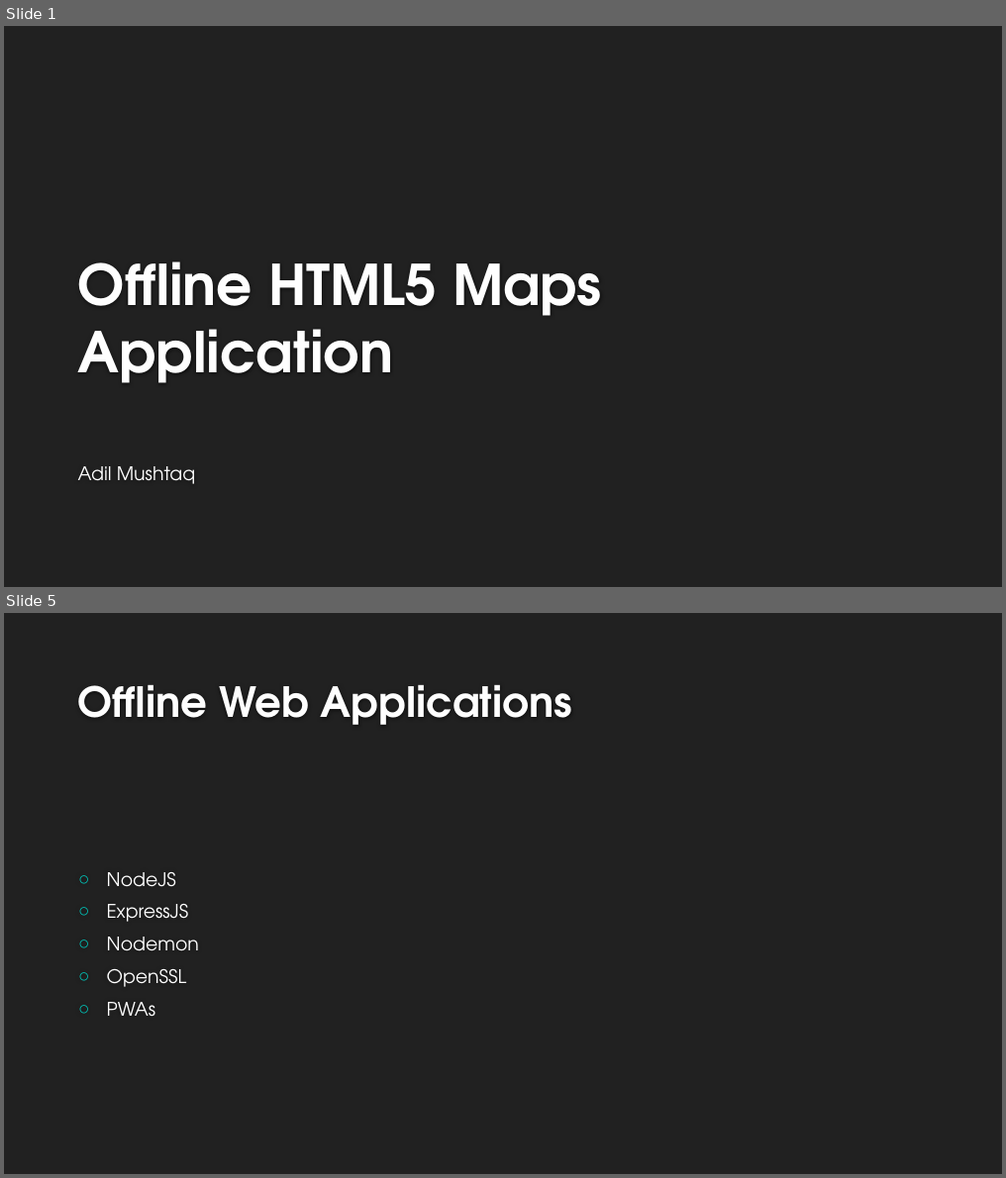
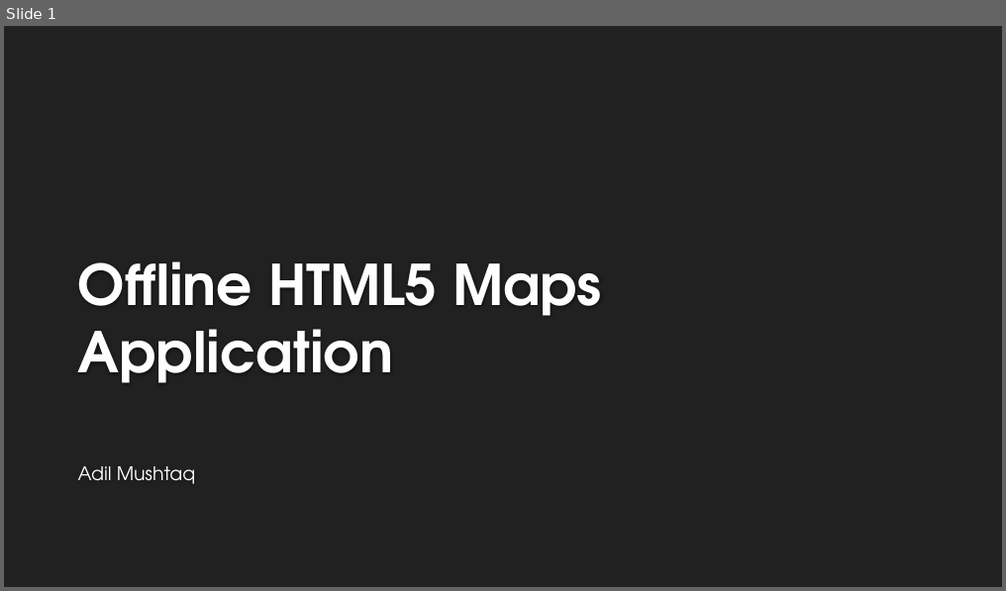
Before and after one commit to devquidevelopments/offline-map, a slide deck: Project/Presentation.pptx. Shown one above the other, each under a label of ours: slides 1 and 5 before the commit, slide 1 after it; the slides between them are not shown. The pictures are 1006x1178 and 1006x591 pixels, drawn with LibreOffice and Linux fonts; fonts in the diff are those of the drawing; background and template pictures are left out. Boxes give left, top, right and bottom in pixels: in the first picture for what was removed or moved away, otherwise in the second. Text is boxed around its words. In the diff, an @@ line names an element or a change of style, - is before the commit and + after.

```diff
--- a/Project/Presentation.pptx
+++ b/Project/Presentation.pptx
@@ slide 5 removed at (4,613,1002,1174), background #212121 @@
@@ title removed at (78,684,572,725) @@
-Offline Web Applications
@@ text removed at (107,872,199,1017) @@
-○ NodeJS
-○ ExpressJS
-○ Nodemon
-○ OpenSSL
-○ PWAs
```
Also in this commit, not shown: 7 slides changed, 4 slides added, 1 other slide removed.
